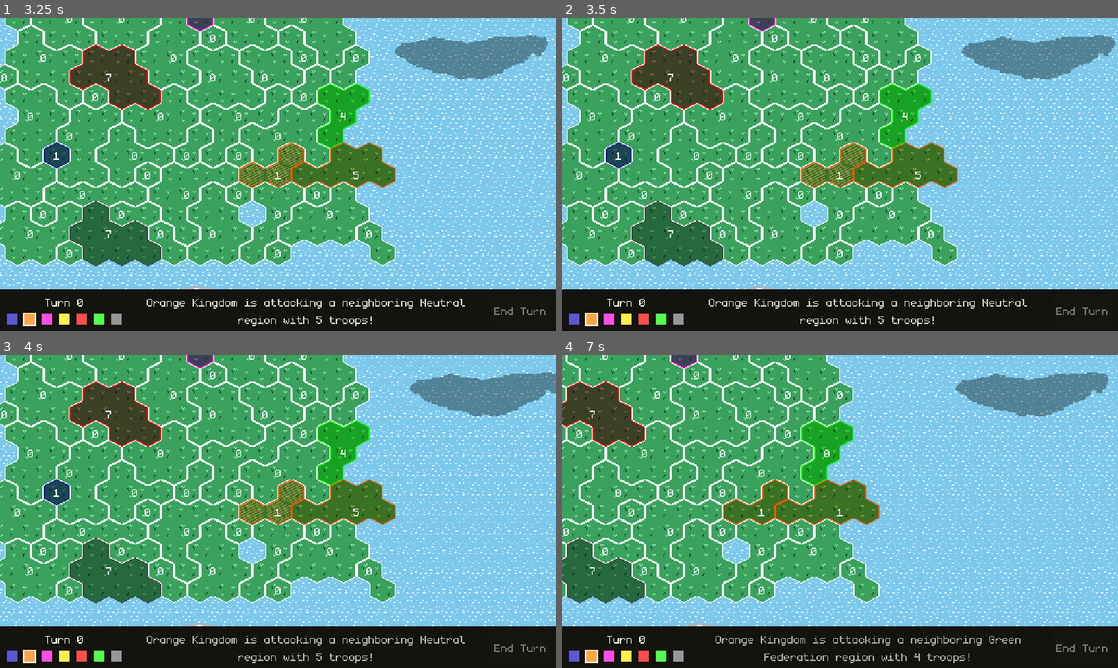
Above: before the commit, frames 1-4 (two rows, left to right).
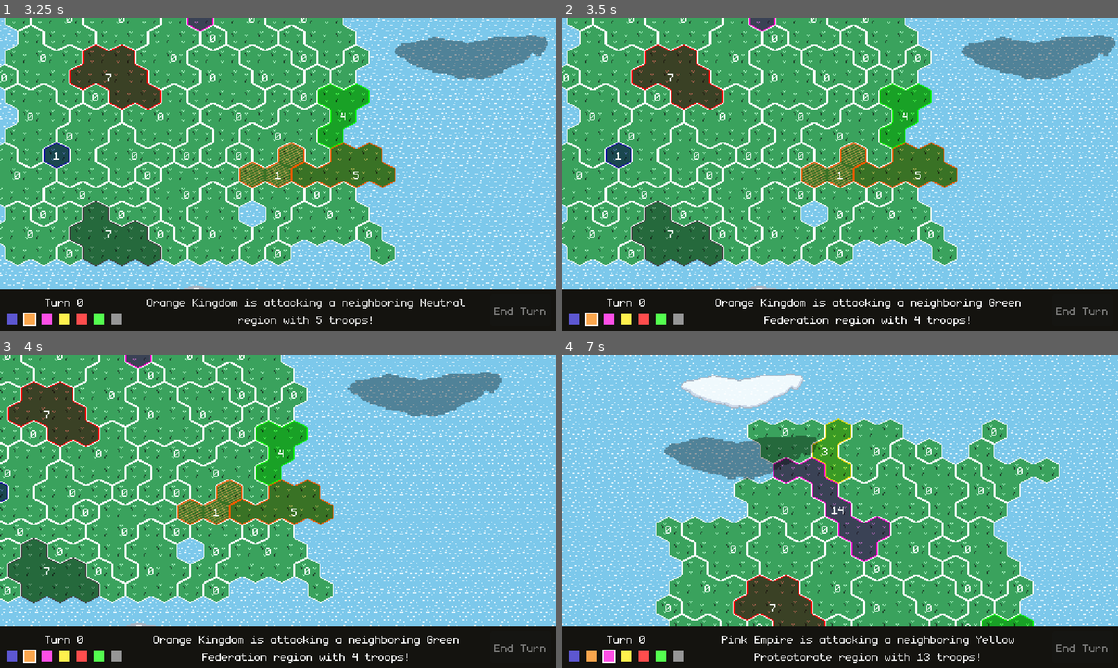
Above: after the commit, the same moments.

Repository: feored/LD54
Game: Godot game, scene res://scenes/main.tscn
Two runs of this game, one before a commit and one after it. Both use one fixed random seed, a clock stepped at 60 frames per second and the inputs below.
Inputs (mouse positions are in pixels of both pictures, inside the frame that each line leads up to):
- Up to frame 1 (3.25 s): click "Play this map" at 0.5 s; click "End Turn" at 1.25 s; move the mouse to (400, 158) at 2.02 s; click (400, 158) at 2.17 s; move the mouse to (166, 190) at 2.77 s; click (166, 190) at 2.92 s
- Up to frame 2 (3.5 s): no input
- Up to frame 3 (4 s): move the mouse to (333, 442) at 3.52 s; click (333, 442) at 3.67 s
- Up to frame 4 (7 s): move the mouse to (812, 574) at 4.27 s; click (812, 574) at 4.42 s; move the mouse to (1006, 558) at 5.02 s; click (1006, 558) at 5.17 s; move the mouse to (673, 464) at 5.77 s; click (673, 464) at 5.92 s; move the mouse to (867, 511) at 6.52 s; click (867, 511) at 6.67 s

Frame 1 is identical in both runs. In frame 2, 0.9% of the frame differs, in the area x 26-84%, y 89-99%; in frame 3, 37%; in frame 4, 62%, in the area x 0-100%, y 0-99%.

Commit message:
fix reinforcement text

Diff:
--- a/constants.gd
+++ b/constants.gd
@@ -36,7 +36,7 @@
 	"Grey Coalition"
 ]
 
-const TURN_TIME = 0.5
+const TURN_TIME = 0.2
 const MENU_WAIT_TIME = 1
 
 const MIN_TEAMS = 2  ## including player
--- a/world/gen.gd
+++ b/world/gen.gd
@@ -230,7 +230,7 @@
 	var moved_units = regions[region_from].units - 1
 	if not is_player:
 		var team_name = Constants.TEAM_NAMES[team]
-		if region_from == region_to:
+		if self.regions[region_from].team == self.regions[region_to].team:
 			self.messager.set_message("%s is moving %s troops to a friendly neighboring region..." % [team_name, moved_units])
 		else:
 			var enemy_team_name = Constants.TEAM_NAMES[self.regions[region_to].team]
